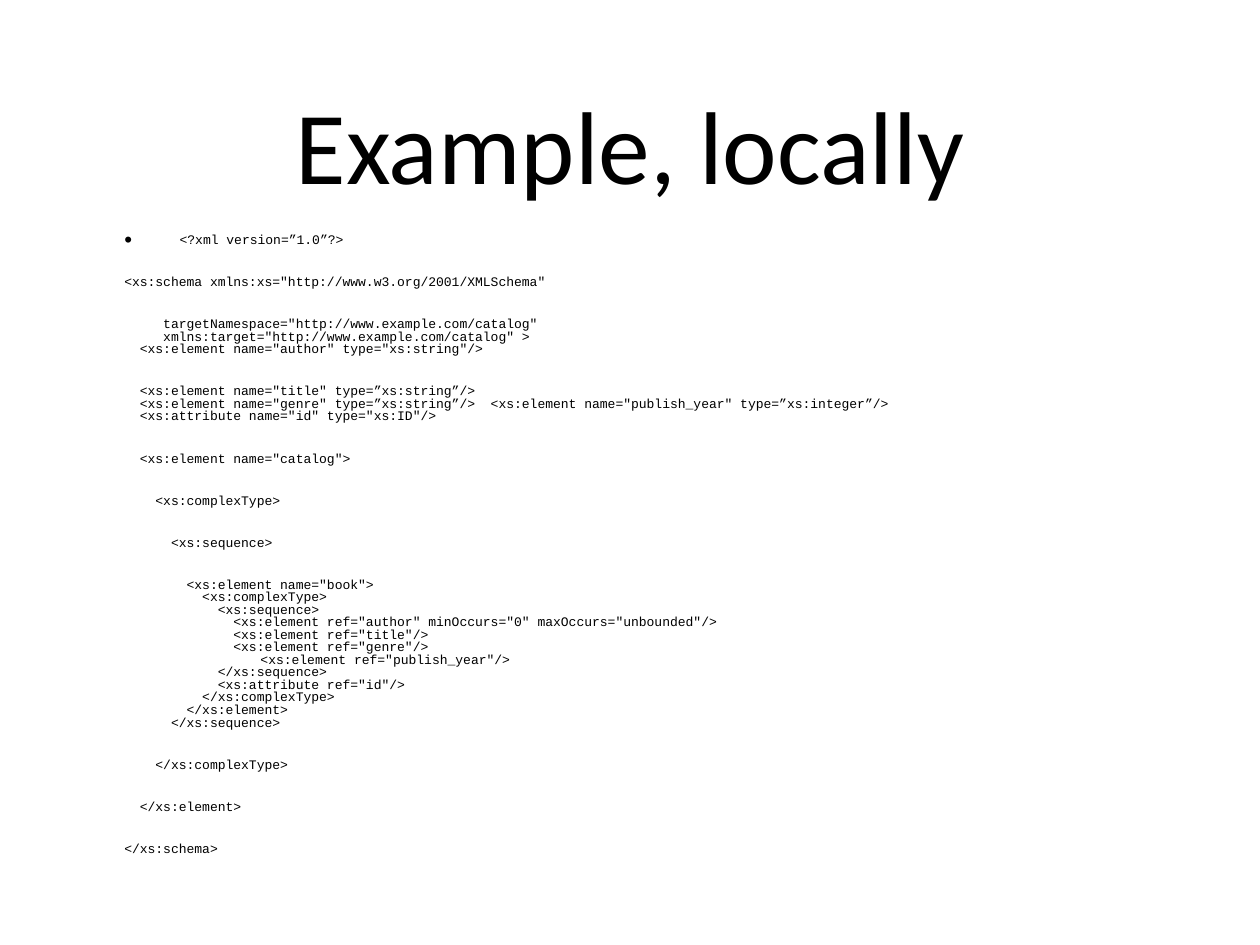
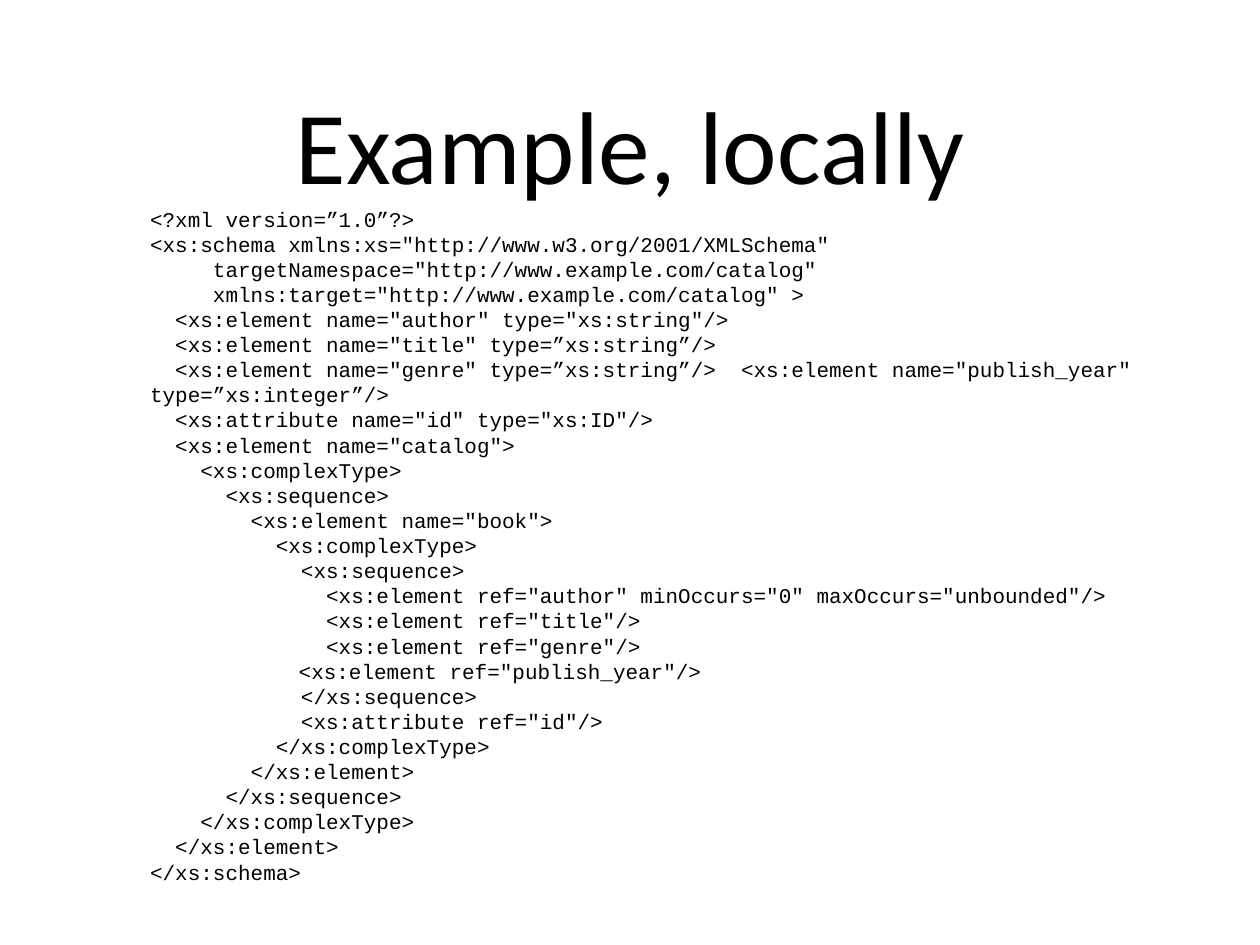
Before and after one commit to tathougies/zynx-se-bootcamp, a slide deck: slide 23 of xml/xml-schema-xpath.ppt (slide 22 before the commit). Drawn at 1260x945 pixels with LibreOffice and Linux fonts; fonts in the diff are those of the drawing. Boxes give left, top, right and bottom in pixels: in the first picture for what was removed or moved away, otherwise in the second. Text is boxed around its words. In the diff, an @@ line names an element or a change of style, - is before the commit and + after.

```diff
--- a/xml/xml-schema-xpath.ppt
+++ b/xml/xml-schema-xpath.ppt
@@ text "<?xml version=”1.0”?>" at [150, 212, 1131, 881]: size 10.6 to 17 pt; bullet • to none; line spacing 0.8 to 1; less space between paragraphs; indent changed @@
```
Also in this commit, not shown: 20 other slides changed, 1 slide added.
